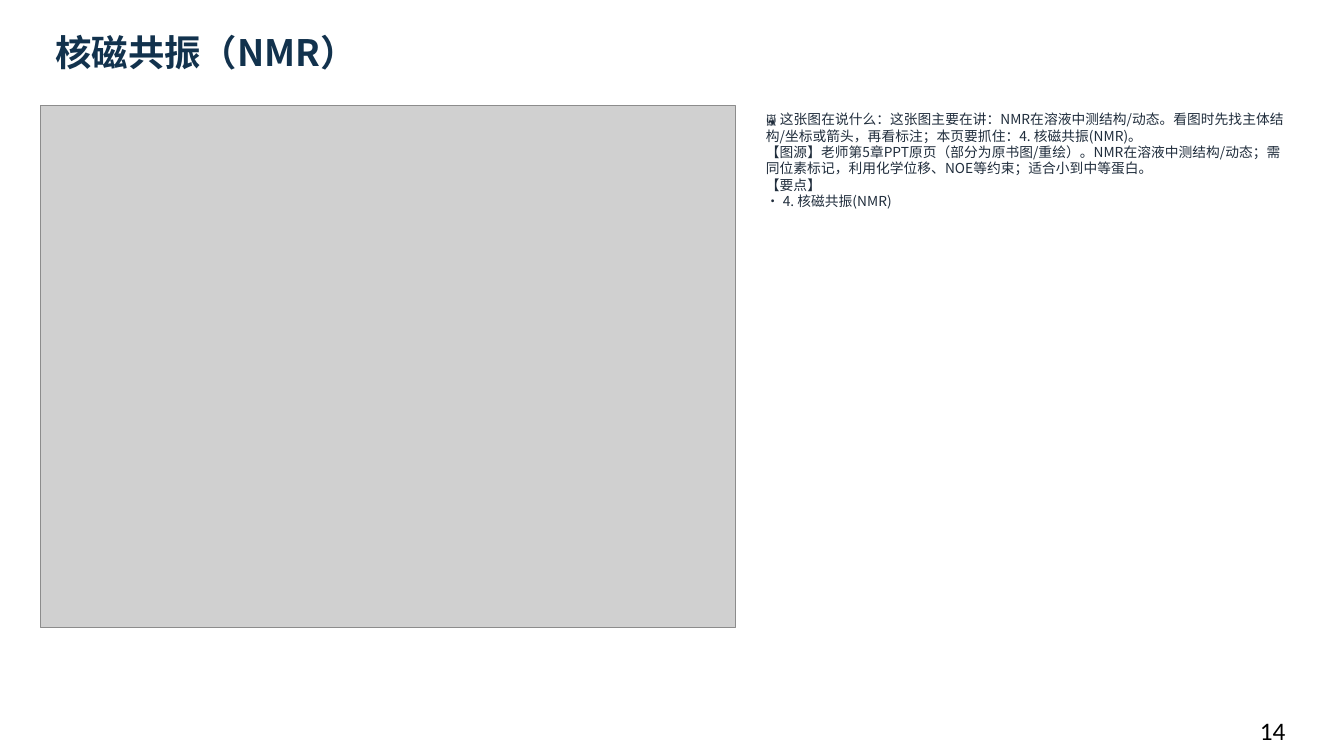
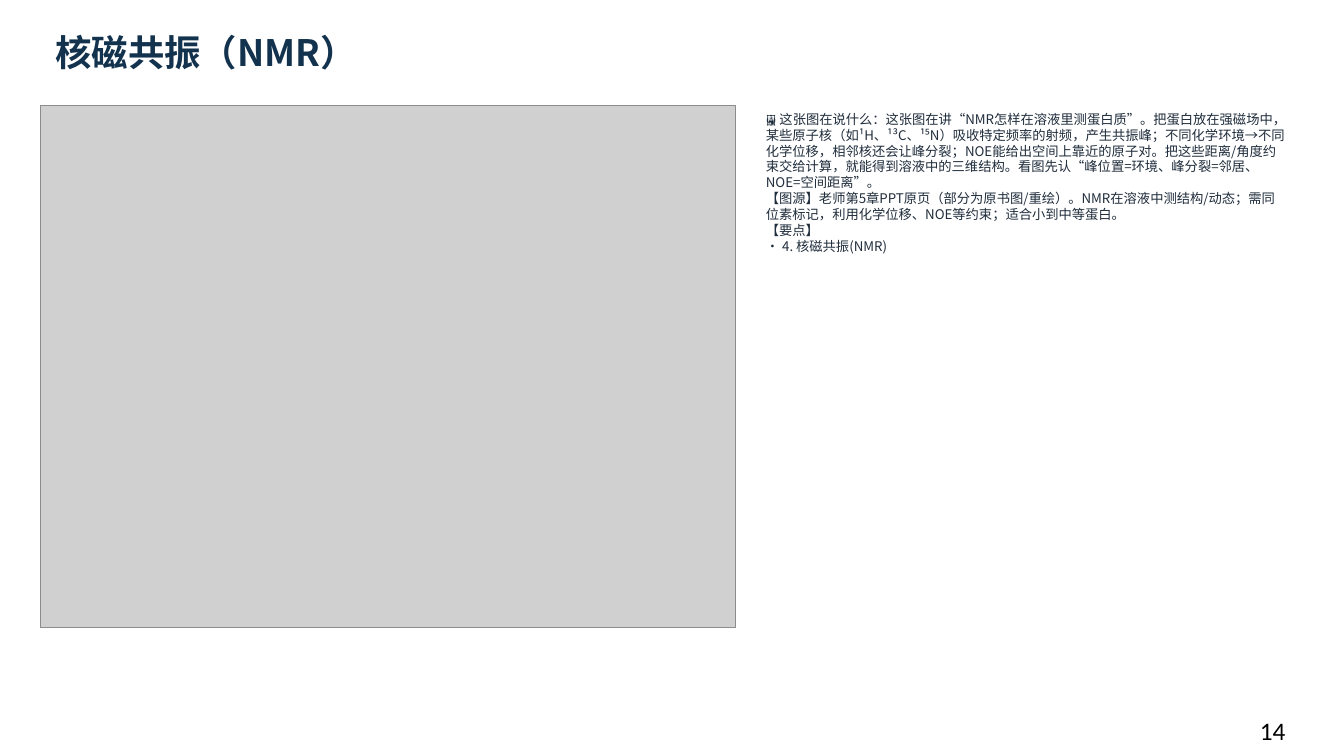
Before and after one commit to newkan-li/Biochemistry, a slide deck: slide 14 of downloads/bc03-ai-style.pptx. Drawn at 1344x756 pixels with LibreOffice and Linux fonts; fonts in the diff are those of the drawing; grey boxes stand for pictures. Boxes give left, top, right and bottom in pixels: in the first picture for what was removed or moved away, otherwise in the second. Text is boxed around its words. In the diff, an @@ line names an element or a change of style, - is before the commit and + after.

```diff
--- a/downloads/bc03-ai-style.pptx
+++ b/downloads/bc03-ai-style.pptx
@@ text at (x1=766, y1=113, x2=1286, y2=254): text changed; size 9.8 to 9.5 pt @@
-🖼 这张图在说什么：这张图主要在讲：NMR在溶液中测结构/动态。看图时先找主体结构/坐标或箭头，再看标注；本页要抓住：4. 核磁共振(NMR)。
-【图源】老师第5章PPT原页（部分为原书图/重绘）。NMR在溶液中测结构/动态；需同位素标记，利用化学位移、NOE等约束；适合小到中等蛋白。
-【要点】
-• 4. 核磁共振(NMR)
+🖼 这张图在说什么：这张图在讲“NMR怎样在溶液里测蛋白质”。把蛋白放在强磁场中，某些原子核（如¹H、¹³C、¹⁵N）吸收特定频率的射频，产生共振峰；不同化学环境→不同化学位移，相邻核还会让峰分裂；NOE能给出空间上靠近的原子对。把这些距离/角度约束交给计算，就能得到溶液中的三维结构。看图先认“峰位置=环境、峰分裂=邻居、NOE=空间距离”。
+【图源】老师第5章PPT原页（部分为原书图/重绘）。NMR在溶液中测结构/动态；需同位素标记，利用化学位移、NOE等约束；适合小到中等蛋白。
+【要点】
+• 4. 核磁共振(NMR)
```
Also in this commit, not shown: 57 other slides changed, 5 other files.
